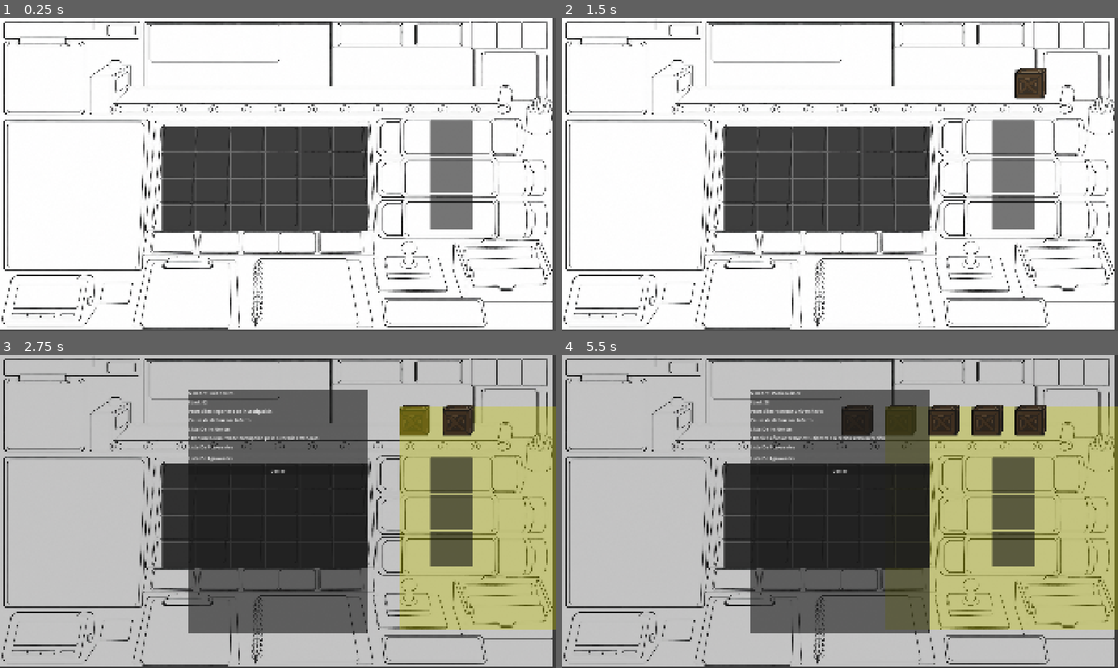
Above: before the commit, frames 1-4 (two rows, left to right).
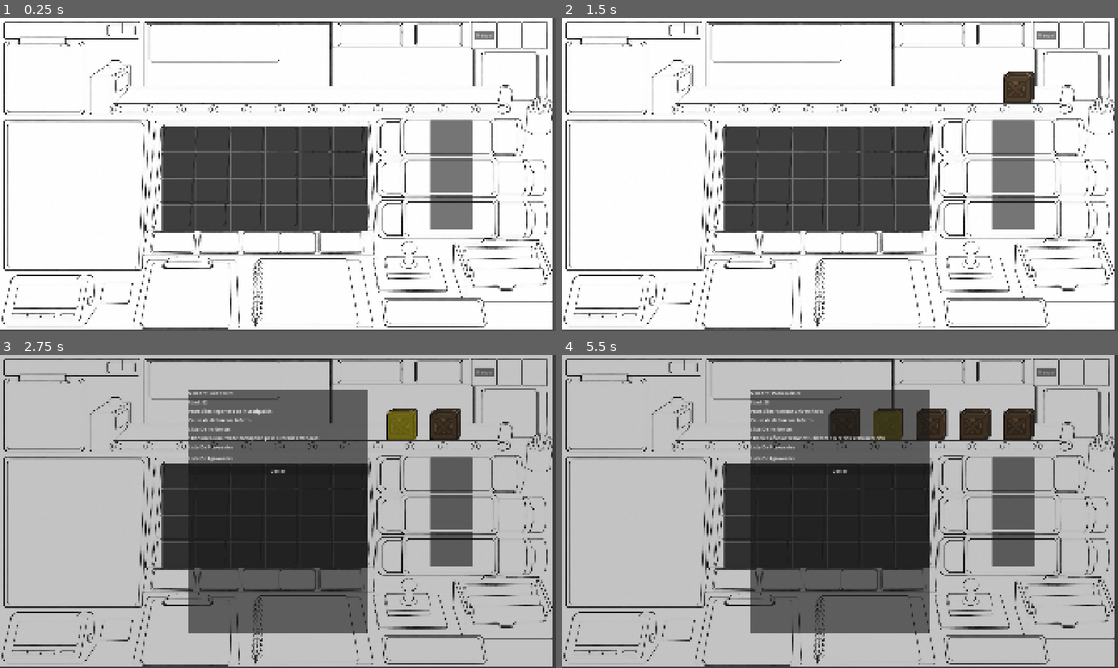
Above: after the commit, the same moments.

Repository: Josedecald/Logistica
Game: Godot game, scene res://scenes/game/Game.tscn
Same seed, same stepped clock (60 frames per second), same inputs: the game is played once before the commit and once after it. This scene is started directly instead of the project's main scene.
Inputs (mouse positions are in pixels of both pictures, inside the frame that each line leads up to; where the layout moved, square brackets give the same spot in the first picture):
- Up to frame 1 (0.25 s): no input
- Up to frame 2 (1.5 s): click (1045, 36) at 0.5 s, where only the run after the commit has a clickable "Manual"; click (840, 86) at 1.25 s, where only the run after the commit has a clickable "Cerrar"
- Up to frame 3 (2.75 s): click (433, 423) [444, 420] at 2 s
- Up to frame 4 (5.5 s): click "Cerrar" at 2.75 s; click (984, 420) at 3.52 s; click (951, 420) at 4.27 s; click (923, 420) at 5.02 s

The runs differ from the first frame. In frame 1, 0.1% of the frame differs, in the area x 21-89%, y 1-7%; in frame 2, 0.7%; in frame 3, 20%; in frame 4, 27%, in the area x 21-100%, y 1-88%.

Commit message:
Se añade escena de manual

Diff:
--- a/Scripts/objects/conveyor.gd
+++ b/Scripts/objects/conveyor.gd
@@ -5,16 +5,13 @@
 
 @export var speed := 150.0
 @export var spawn_interval := 2.0
-@export var container_spacing := 100.0
+@export var gap := 20.0  # espacio visual EXTRA entre contenedores, además de su propio ancho
 var elapsed := 0.0
 var conveyor_queue: Array[SoulContainer] = []
 
 @export var soul_container_scene: PackedScene
 @onready var spawn_point: Marker2D = $SpawnPoint
 @onready var stop_point: Marker2D = $StopPoint
-
-func _ready() -> void:
-	pass
 
 func _process(delta: float) -> void:
 	for i in conveyor_queue.size():
@@ -23,9 +20,10 @@
 
 		var min_x: float
 		if i == 0:
-			min_x = stop_point.position.x + 100
+			min_x = stop_point.position.x
 		else:
-			min_x = conveyor_queue[i - 1].position.x + container_spacing
+			var anterior = conveyor_queue[i - 1]
+			min_x = anterior.position.x + anterior.size.x + gap
 		if container.position.x < min_x:
 			container.position.x = min_x
 
@@ -43,19 +41,15 @@
 		add_child(new_container)
 		conveyor_queue.append(new_container)
 		new_container.position = spawn_point.position
-		var test_file := CaseFile.new()
 		new_container.case_file = CaseFileGenerator.generar()
 		container_created.emit(new_container)
 
 func can_spawn_container() -> bool:
 	if conveyor_queue.is_empty():
 		return true
-	var spawn_x = spawn_point.position.x
-	var last_container_x = conveyor_queue[-1].position.x
-	var distance = (spawn_x - last_container_x)
-	if distance > container_spacing:
-		return true
-	return false
+	var last := conveyor_queue[-1]
+	var distance = spawn_point.position.x - last.position.x
+	return distance > last.size.x + gap
 
 func remove_container(container: SoulContainer) -> void:
 	conveyor_queue.erase(container)
--- /dev/null
+++ b/Scripts/objects/manual_window.gd
@@ -0,0 +1,31 @@
+extends Control
+class_name ManualWindow
+
+@onready var rules_list: VBoxContainer = $CenterContainer/PanelContainer/VBoxContainer/ScrollContainer/RuleList
+@onready var close_button: Button = $CenterContainer/PanelContainer/VBoxContainer/Button
+
+func _ready() -> void:
+	visible = false
+	close_button.pressed.connect(_on_close_pressed)
+
+func mostrar() -> void:
+	_llenar_lista()
+	visible = true
+
+func _llenar_lista() -> void:
+	for child in rules_list.get_children():
+		child.queue_free()
+
+	var reglas_visibles := ClassificationManager.reglas.filter(
+		func(r: Rule): return r.nivel in ClassificationManager.niveles_activos
+	)
+	reglas_visibles.sort_custom(func(a, b): return a.prioridad > b.prioridad)
+
+	for rule in reglas_visibles:
+		var entry := Label.new()
+		entry.text = "→ %s\n   Destino: %s\n" % [rule.descripcion, Gate.Destino.keys()[rule.destino]]
+		entry.autowrap_mode = TextServer.AUTOWRAP_WORD
+		rules_list.add_child(entry)
+
+func _on_close_pressed() -> void:
+	visible = false
--- a/Scripts/systems/game.gd
+++ b/Scripts/systems/game.gd
@@ -6,6 +6,9 @@
 @onready var gates: Control = $World/Gates
 @onready var windows: Control = $Windows
 @onready var storage: Storage = $World/Storage
+
+@onready var manual_button: Button = $HUD/ManualButton
+var manual_window: ManualWindow
 
 var case_file_window: CaseFileWindow
 
@@ -22,6 +25,11 @@
 	var case_file_window_scene := preload("res://scenes/ui/case_file_window.tscn")
 	case_file_window = case_file_window_scene.instantiate()
 	windows.add_child(case_file_window)
+
+	var manual_window_scene := preload("res://scenes/ui/manual_window.tscn")
+	manual_window = manual_window_scene.instantiate()
+	windows.add_child(manual_window)
+	manual_button.pressed.connect(manual_window.mostrar)
 
 func _register_container(container: SoulContainer) -> void:
 	container.selected.connect(_on_container_selected)
--- a/scenes/game/Game.tscn
+++ b/scenes/game/Game.tscn
@@ -44,10 +44,10 @@
 anchors_preset = 0
 anchor_right = 0.0
 anchor_bottom = 0.0
-offset_left = 320.0
-offset_top = 2.0
-offset_right = 324.0
-offset_bottom = 39.439972
+offset_left = 420.0
+offset_top = 16.0
+offset_right = 424.0
+offset_bottom = 53.439972
 grow_horizontal = 1
 grow_vertical = 1
 container_spacing = 50.0
@@ -77,6 +77,14 @@
 grow_vertical = 2
 mouse_filter = 2
 
+[node name="ManualButton" type="Button" parent="HUD" unique_id=948880795]
+layout_mode = 0
+offset_left = 1639.0
+offset_top = 44.0
+offset_right = 1706.0
+offset_bottom = 75.0
+text = "Manual"
+
 [node name="Windows" type="Control" parent="." unique_id=1079348094]
 layout_mode = 1
 anchors_preset = 15
--- a/scenes/objects/conveyor.tscn
+++ b/scenes/objects/conveyor.tscn
@@ -10,12 +10,13 @@
 grow_horizontal = 2
 grow_vertical = 2
 script = ExtResource("1_rukxg")
+speed = null
 spawn_interval = 1.0
 container_spacing = 30.0
 soul_container_scene = ExtResource("2_ooh5n")
 
 [node name="SpawnPoint" type="Marker2D" parent="." unique_id=259935331]
-position = Vector2(1321, 177)
+position = Vector2(1179, 177)
 
 [node name="StopPoint" type="Marker2D" parent="." unique_id=735467379]
 position = Vector2(0, 177)
--- a/scenes/objects/soul_container.tscn
+++ b/scenes/objects/soul_container.tscn
@@ -31,12 +31,14 @@
 offset_bottom = 40.0
 
 [node name="IdLabel" type="Label" parent="." unique_id=1105556483]
-visible = false
 layout_mode = 0
 offset_right = 40.0
 offset_bottom = 23.0
 
 [node name="StateOverlay" type="ColorRect" parent="." unique_id=236803082]
-layout_mode = 0
-offset_right = 1024.0
-offset_bottom = 768.0
+layout_mode = 1
+anchors_preset = 15
+anchor_right = 1.0
+anchor_bottom = 1.0
+grow_horizontal = 2
+grow_vertical = 2
--- /dev/null
+++ b/scenes/ui/manual_window.tscn
@@ -0,0 +1,59 @@
+[gd_scene format=3 uid="uid://dclpyxkt1gu4p"]
+
+[ext_resource type="Script" uid="uid://bekjvqp48x67w" path="res://Scripts/objects/manual_window.gd" id="1_3sej3"]
+
+[node name="ManualWindow" type="Control" unique_id=2113644148]
+layout_mode = 3
+anchors_preset = 15
+anchor_right = 1.0
+anchor_bottom = 1.0
+grow_horizontal = 2
+grow_vertical = 2
+script = ExtResource("1_3sej3")
+
+[node name="ColorRect" type="ColorRect" parent="." unique_id=1369319878]
+layout_mode = 1
+anchors_preset = 15
+anchor_right = 1.0
+anchor_bottom = 1.0
+grow_horizontal = 2
+grow_vertical = 2
+color = Color(0, 0, 0, 0.38039216)
+
+[node name="CenterContainer" type="CenterContainer" parent="." unique_id=1624644469]
+layout_mode = 1
+anchors_preset = 8
+anchor_left = 0.5
+anchor_top = 0.5
+anchor_right = 0.5
+anchor_bottom = 0.5
+offset_left = -300.0
+offset_top = -350.0
+offset_right = 300.0
+offset_bottom = 350.0
+grow_horizontal = 2
+grow_vertical = 2
+
+[node name="PanelContainer" type="PanelContainer" parent="CenterContainer" unique_id=481474738]
+custom_minimum_size = Vector2(600, 700)
+layout_mode = 2
+
+[node name="VBoxContainer" type="VBoxContainer" parent="CenterContainer/PanelContainer" unique_id=466181746]
+layout_mode = 2
+
+[node name="TitleLabel" type="Label" parent="CenterContainer/PanelContainer/VBoxContainer" unique_id=1933092881]
+layout_mode = 2
+text = "Manual del Departamento"
+
+[node name="ScrollContainer" type="ScrollContainer" parent="CenterContainer/PanelContainer/VBoxContainer" unique_id=296781461]
+layout_mode = 2
+horizontal_scroll_mode = 0
+vertical_scroll_mode = 2
+scroll_hint_mode = 3
+
+[node name="RuleList" type="VBoxContainer" parent="CenterContainer/PanelContainer/VBoxContainer/ScrollContainer" unique_id=236963990]
+layout_mode = 2
+
+[node name="Button" type="Button" parent="CenterContainer/PanelContainer/VBoxContainer" unique_id=1938219629]
+layout_mode = 2
+text = "Cerrar"
Not shown, added: Scripts/objects/manual_window.gd.uid
